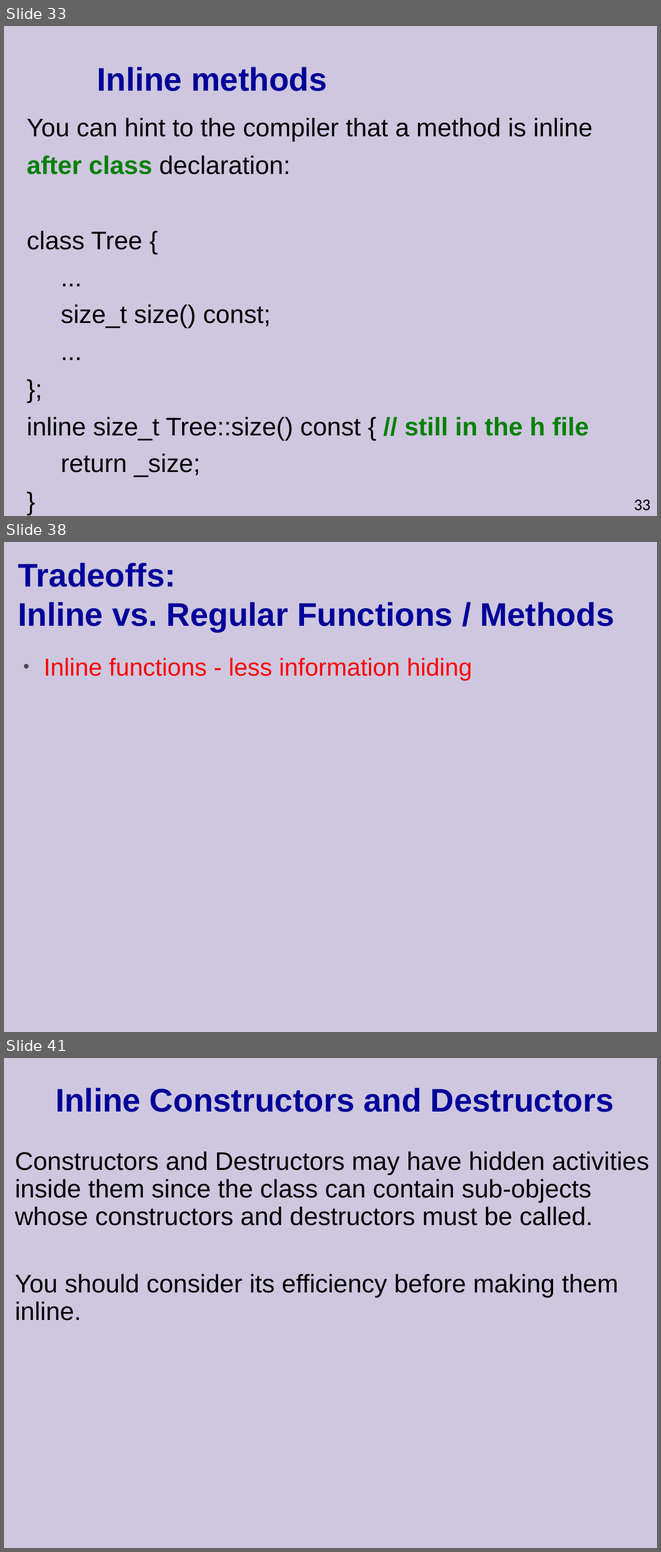
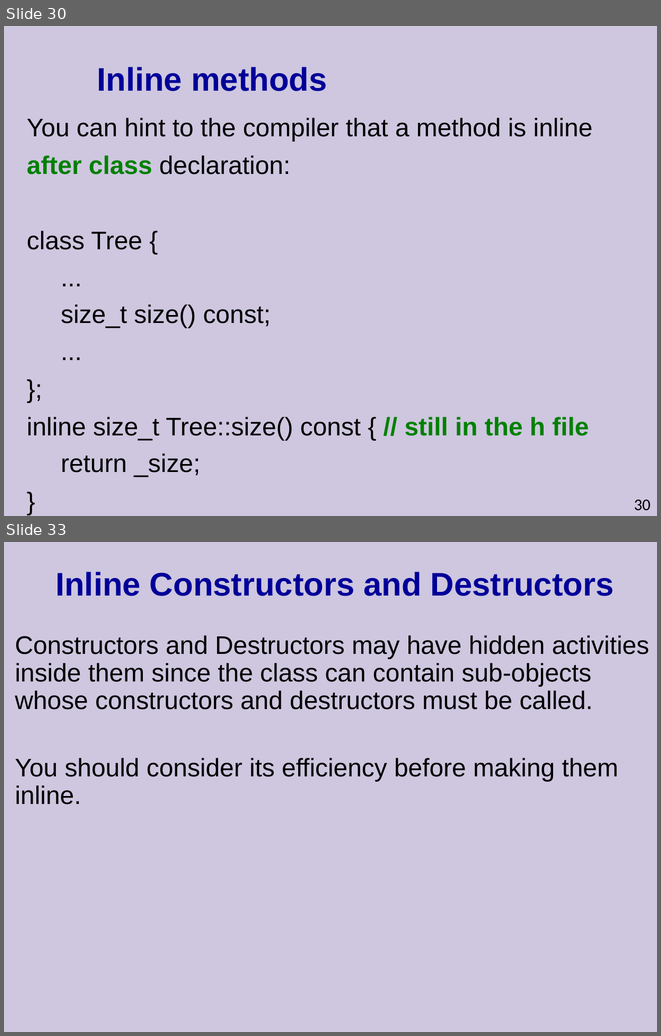
Before and after one commit to cpp-at-ariel/cpp-5778, a slide deck: week04-operator-overloading/slides.odp. Shown one above the other, each under a label of ours: slides 33, 38 and 41 before the commit, slides 30 and 33 after it; the slides between them are not shown. The pictures are 661x1552 and 661x1036 pixels, drawn with LibreOffice and Linux fonts; fonts in the diff are those of the drawing. Boxes give left, top, right and bottom in pixels: in the first picture for what was removed or moved away, otherwise in the second. Text is boxed around its words. In the diff, an @@ line names an element or a change of style, - is before the commit and + after.

```diff
--- a/week04-operator-overloading/slides.odp
+++ b/week04-operator-overloading/slides.odp
@@ slide 38 removed at <box>4,542,657,1032</box>, background #CEC7DF @@
@@ title removed at <box>18,563,614,632</box> @@
-Tradeoffs:
-Inline vs. Regular Functions / Methods
@@ text removed at <box>44,658,472,681</box> @@
-• Inline functions - less information hiding
@@ what was slide 33 is now slide 30 @@
@@ page number at <box>634,499,651,510</box>: text changed @@
-33
+30
@@ what was slide 41 is now slide 33 @@
```
Also in this commit, not shown: 3 slides changed, 7 other slides removed, 14 other files.
